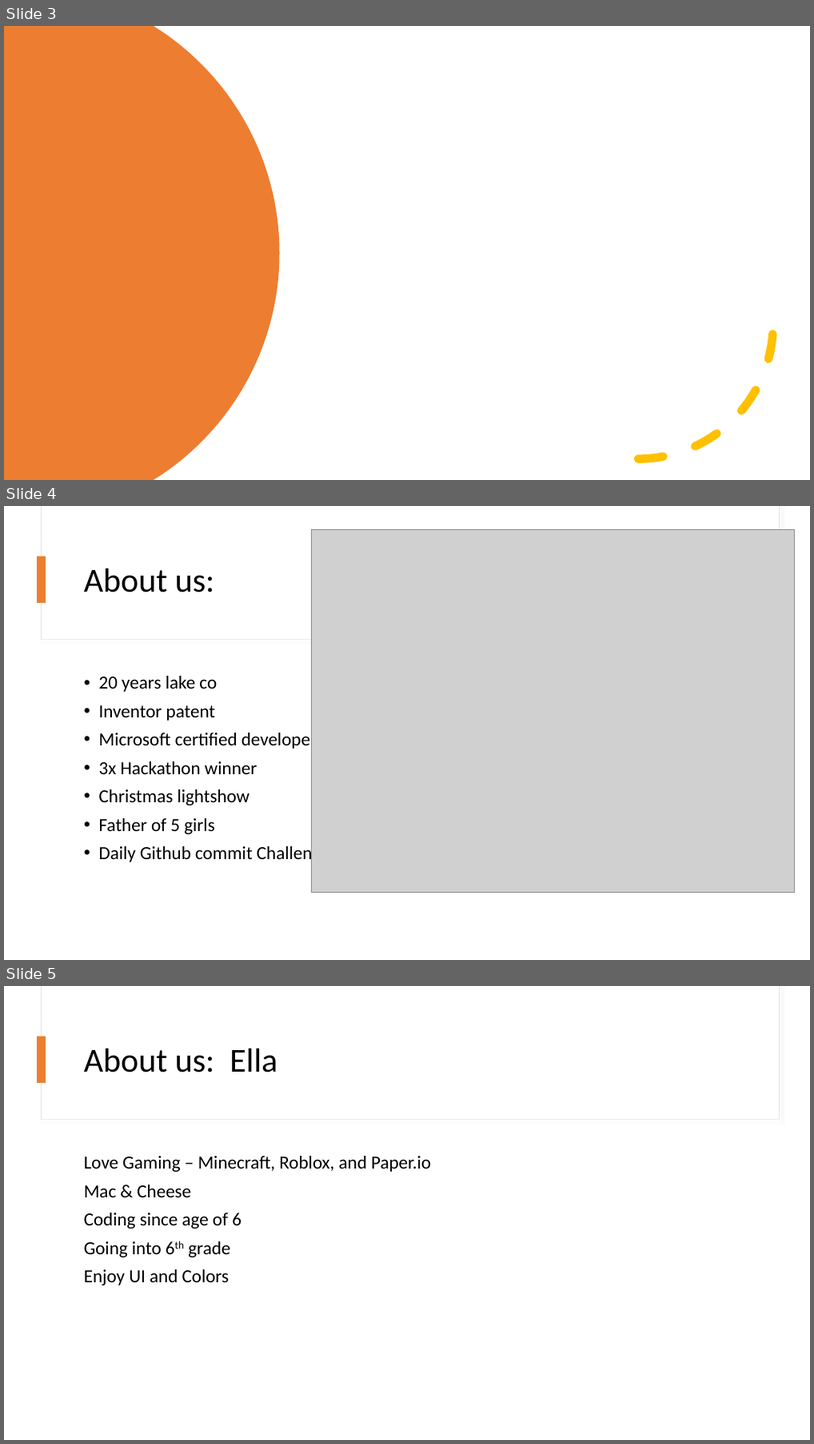
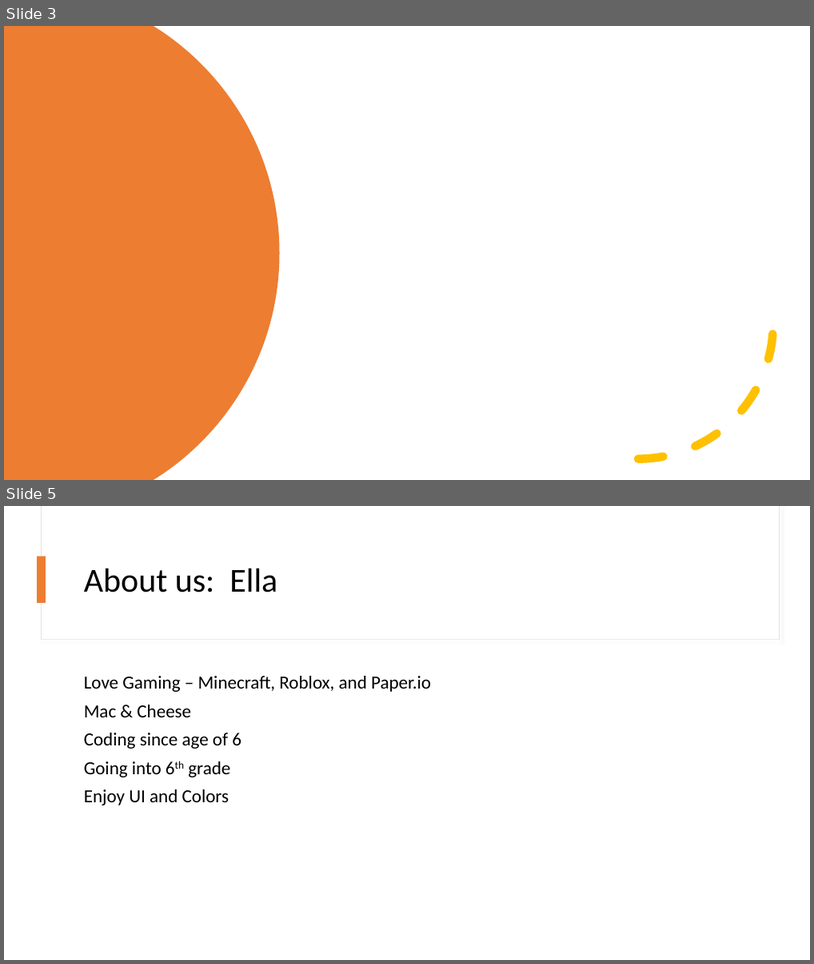
Before and after one commit to kevmoens/ThatConference2022, a slide deck: ThatConference2022.pptx. Shown one above the other, each under a label of ours: slides 3, 4 and 5 before the commit, slides 3 and 5 after it; the slides between them are not shown. The pictures are 814x1444 and 814x964 pixels, drawn with LibreOffice and Linux fonts; fonts in the diff are those of the drawing; grey boxes stand for pictures. Boxes give left, top, right and bottom in pixels: in the first picture for what was removed or moved away, otherwise in the second. Text is boxed around its words. In the diff, an @@ line names an element or a change of style, - is before the commit and + after.

Commit message:
Create About Kevin on slideshow

```diff
--- a/ThatConference2022.pptx
+++ b/ThatConference2022.pptx
@@ slide 4 removed at (x1=4, y1=506, x2=810, y2=960), background #FFFFFF @@
@@ rectangle removed at (x1=41, y1=506, x2=779, y2=640) @@
@@ rectangle removed at (x1=42, y1=506, x2=779, y2=639) @@
@@ picture removed at (x1=311, y1=529, x2=795, y2=892) @@
@@ rectangle removed at (x1=38, y1=556, x2=46, y2=603) @@
@@ title removed at (x1=84, y1=568, x2=215, y2=592) @@
-About us:
@@ text removed at (x1=99, y1=676, x2=330, y2=864) @@
-• 20 years lake co
-• Inventor patent
-• Microsoft certified developer
-• 3x Hackathon winner
-• Christmas lightshow
-• Father of 5 girls
-• Daily Github commit Challenge
```
Also in this commit, not shown: 1 slide added, 1 other file.
